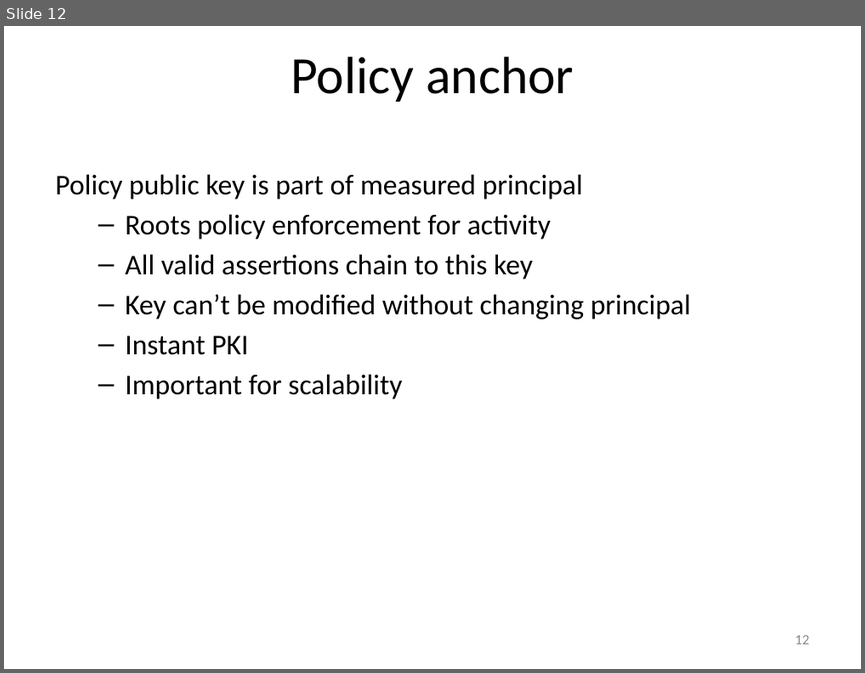
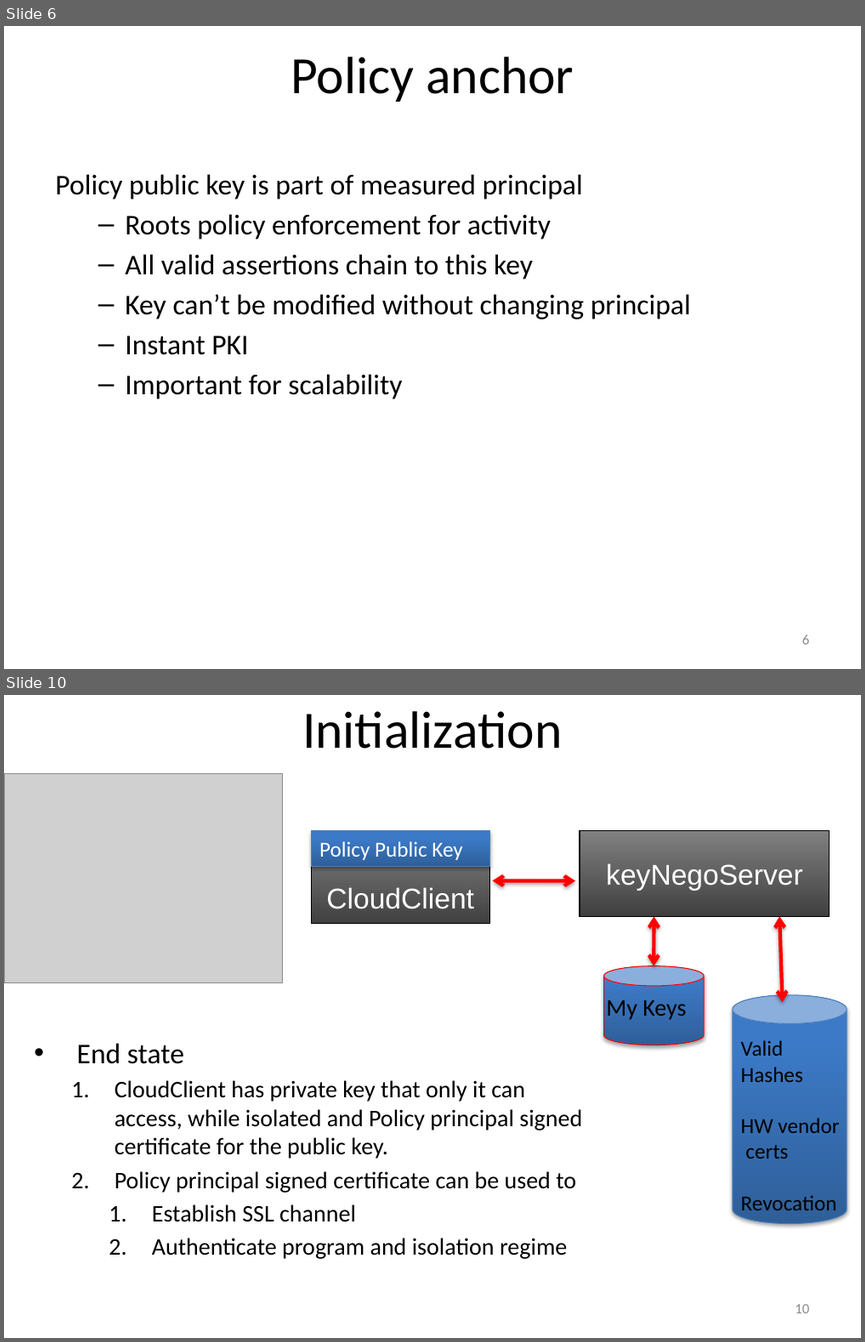
Before and after one commit to jlmucb/cloudproxy, a slide deck: Doc/Hypervisor.pptx. Shown one above the other, each under a label of ours: slide 12 before the commit, slides 6 and 10 after it; the slides between them are not shown. The pictures are 865x673 and 865x1342 pixels, drawn with LibreOffice and Linux fonts; fonts in the diff are those of the drawing; grey boxes stand for pictures. Boxes give left, top, right and bottom in pixels: in the first picture for what was removed or moved away, otherwise in the second. Text is boxed around its words. In the diff, an @@ line names an element or a change of style, - is before the commit and + after.

Commit message:
Documentation overview, documentation for kvm node control program, new slides, initial ncp

```diff
--- a/Doc/Hypervisor.pptx
+++ b/Doc/Hypervisor.pptx
@@ slide 10 added at [4, 695, 861, 1338], background #FFFFFF @@
@@ text added at [302, 711, 562, 749], 44 pt, text #000000 @@
+Initialization
@@ picture added at [4, 774, 283, 983] @@
@@ rectangle added at [311, 838, 489, 924], fill gradient #808080 to #404040, outline #000000 0.75 pt, 24 pt, text #FFFFFF @@
+CloudClient
@@ rectangle added at [311, 830, 489, 867], fill gradient #2F5F99 to #3D7CC7 to #3A7CCB, outline #4B7EBC 0.75 pt, 18 pt, text #FFFFFF @@
+Policy Public Key
@@ rectangle added at [579, 830, 830, 916], fill gradient #808080 to #404040, outline #000000 0.75 pt, 24 pt, text #FFFFFF @@
+keyNegoServer
@@ double arrow added from (493, 881) to (575, 881), #FF0000 3 pt @@
@@ double arrow added from (653, 916) to (653, 966), #FF0000 3 pt @@
@@ double arrow added from (779, 916) to (782, 1002), #FF0000 3 pt @@
@@ cylinder added at [604, 966, 704, 1044], fill gradient #2F5F99 to #3D7CC7 to #3A7CCB, outline #FF0000 0.75 pt @@
@@ text added at [606, 1000, 686, 1020], 20 pt, text #000000 @@
+My Keys
@@ cylinder added at [732, 995, 846, 1224], fill gradient #2F5F99 to #3D7CC7 to #3A7CCB, outline #4B7EBC 0.75 pt @@
@@ text added at [77, 1043, 582, 1259], 20 pt, text #000000 @@
+• End state
+  1. CloudClient has private key that only it can access, while isolated and Policy principal signed certificate for the public key.
+  2. Policy principal signed certificate can be used to
+    1. Establish SSL channel
+    2. Authenticate program and isolation regime
@@ text added at [741, 1040, 839, 1210], 18 pt, text #000000 @@
+Valid
+Hashes
+HW vendor
+certs
+Revocation
@@ page number added at [794, 1304, 809, 1313], 12 pt, text #8C8C8C @@
+10
@@ what was slide 12 is now slide 6 @@
@@ page number at [802, 635, 809, 644]: text changed @@
-12
+6
```
Also in this commit, not shown: 10 slides changed, 7 other slides added, 3 slides removed, 9 other files.
